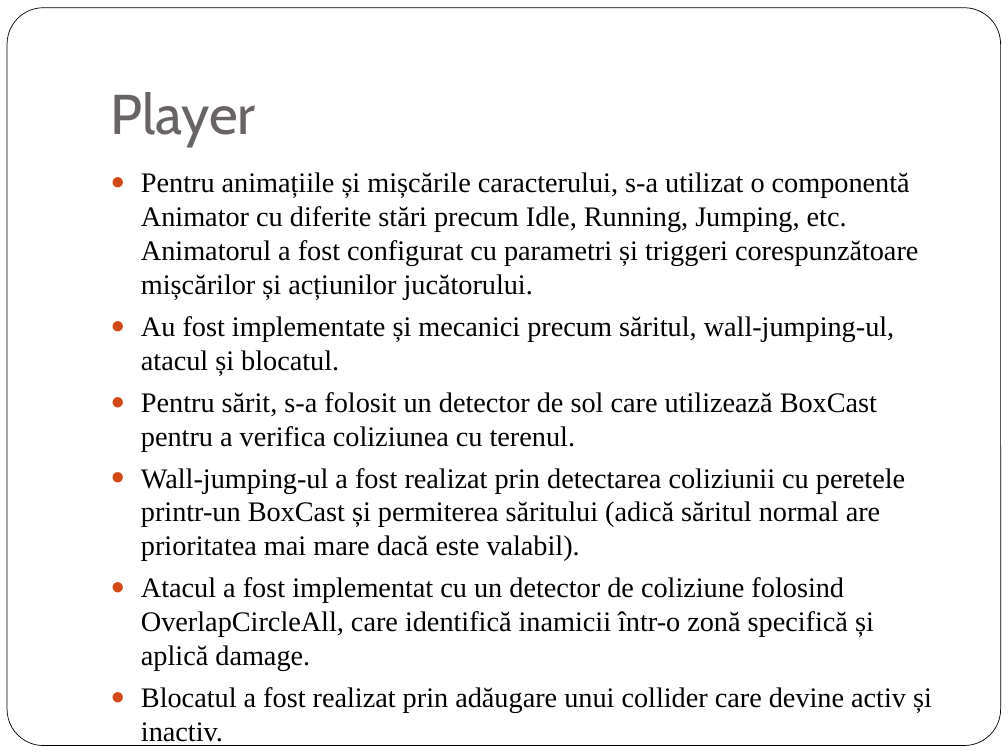
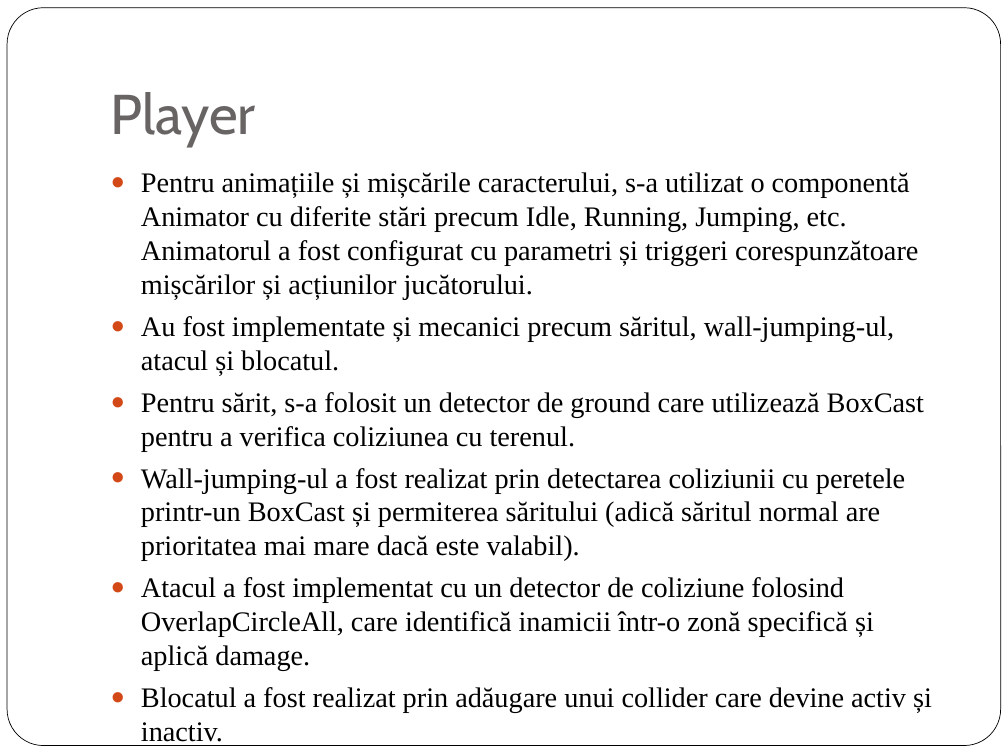
Before and after one commit to Mihai-Lazar26/Licenta, a slide deck: slide 7 of Prezentare Licenta.pptx. Drawn at 1008x756 pixels with LibreOffice and Linux fonts; fonts in the diff are those of the drawing. Boxes give left, top, right and bottom in pixels: in the first picture for what was removed or moved away, otherwise in the second. Text is boxed around its words. In the diff, an @@ line names an element or a change of style, - is before the commit and + after.

```diff
--- a/Prezentare Licenta.pptx
+++ b/Prezentare Licenta.pptx
@@ text at bbox=[141, 392, 924, 451]: text changed @@
-● Pentru sărit, s-a folosit un detector de sol care utilizează BoxCast pentru a verifica coliziunea cu terenul.
+● Pentru sărit, s-a folosit un detector de ground care utilizează BoxCast pentru a verifica coliziunea cu terenul.
```
Also in this commit, not shown: 4 other slides changed, 3 slides added, 13 slides removed, 1 other file.
